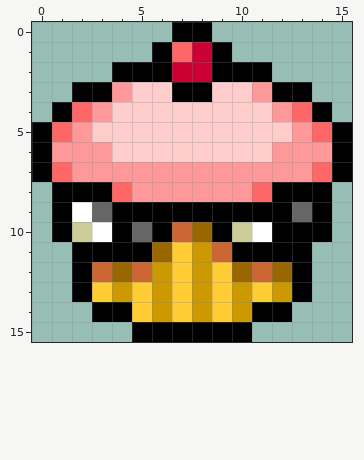
Pixel-art sprite: work/cupcake.png. The picture above is the old version.
The file is 128x128 pixels, drawn in blocks of 8x8; one block is one cell here.
The result:
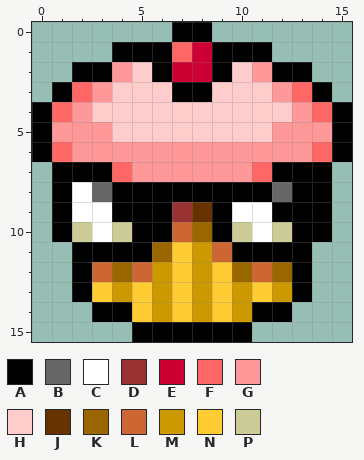
Palette (. is transparent): A #000000  B #666666  C #ffffff  D #993333  E #cc0033  F #ff6666  G #ff9999  H #ffcccc  J #663300  K #996600  L #cc6633  M #cc9900  N #ffcc33  P #cccc99
The exact change:
The author put colour A in row 1 at x 4 to 5 and 10 to 11; in row 2 at x 2 to 3 and 12 to 13; in row 3 at x 1 and 14; in row 4 at x 0 and 15.
Colour B becomes colour A in row 9 at x 13; in row 10 at x 5.
Colour F becomes colour A in row 7 at x 1 and 14; in row 8 at x 4 and 11.
Colour G becomes colour A in row 7 at x 2 to 3 and 12 to 13; in row 8 at x 5 to 10.
Colour A becomes colour B in row 8 at x 3 and 12.
Colour A becomes colour C in row 8 at x 2; in row 9 at x 10 to 11.
Colour B becomes colour C in row 9 at x 3.
Colour A becomes colour D in row 9 at x 7.
Colour A becomes colour F in row 3 at x 2 and 13; in row 4 at x 1 and 14.
Colour G becomes colour F in row 6 at x 1 and 14; in row 7 at x 4 and 11.
Colour A becomes colour G in row 2 at x 4 and 11; in row 3 at x 3 and 12.
Colour F becomes colour G in row 4 at x 2 and 13; in row 5 at x 1 and 14.
Colour H becomes colour G in row 5 at x 3 and 12; in row 6 at x 4 to 11.
Colour A becomes colour H in row 2 at x 5 and 10.
Colour G becomes colour H in row 3 at x 4 and 11; in row 4 at x 3 and 12.
Colour A becomes colour J in row 9 at x 8.
Colour A becomes colour P in row 10 at x 4 and 12.
Colour A is removed in row 7 at x 0 and 15.
Boxes around the changes in both pictures, in picture pixels (x1, y1, x2, y2):
changed: (32, 42, 352, 242)
